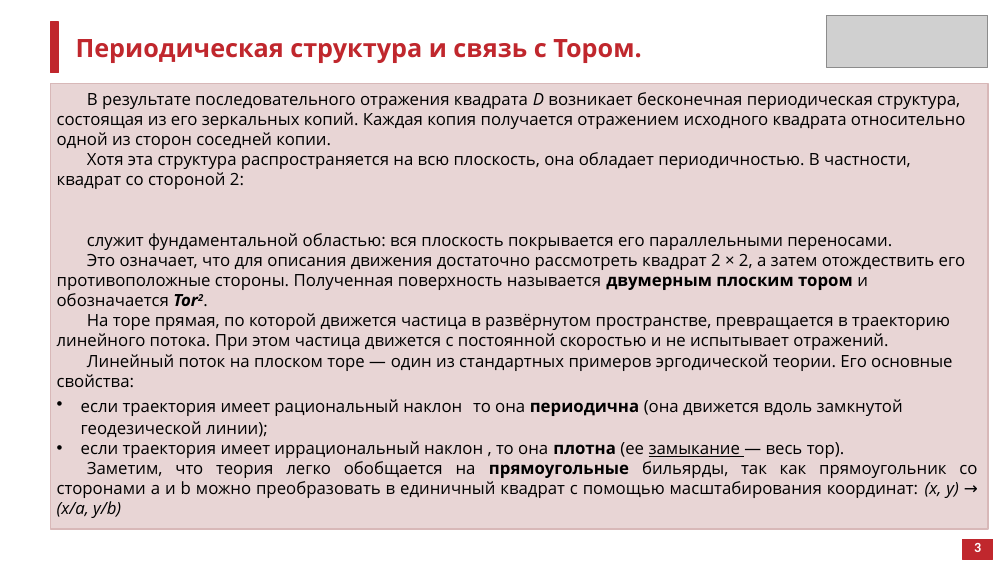
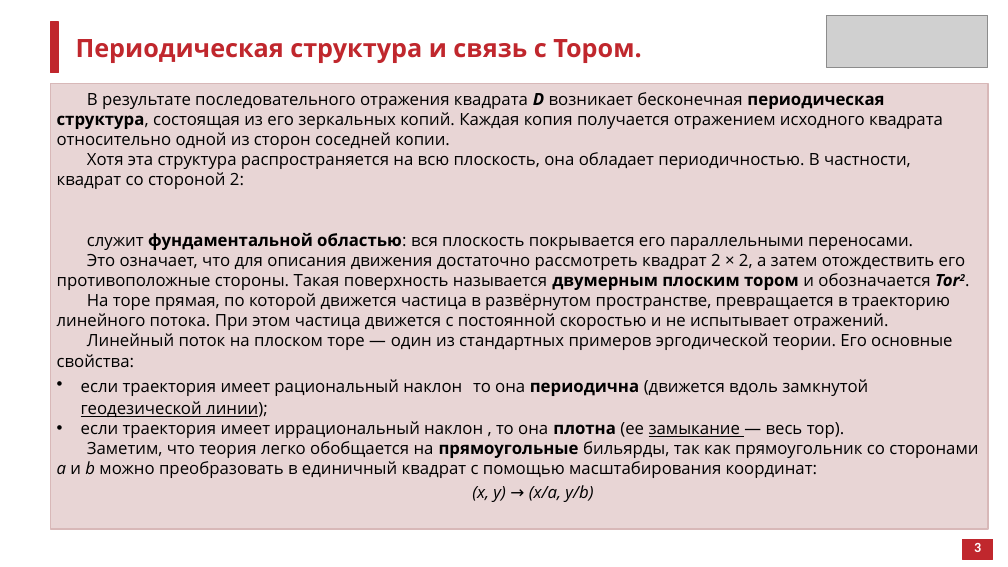
Before and after one commit to atelitsin/sinai_billiard, a slide deck: slide 7 of sinai_billiard.pptx. Drawn at 1008x567 pixels with LibreOffice and Linux fonts; fonts in the diff are those of the drawing; grey boxes stand for pictures. Boxes give left, top, right and bottom in pixels: in the first picture for what was removed or moved away, otherwise in the second. Text is boxed around its words. In the diff, an @@ line names an element or a change of style, - is before the commit and + after.

```diff
--- a/sinai_billiard.pptx
+++ b/sinai_billiard.pptx
@@ text at bbox=[57, 92, 943, 250]: bold on in "D периодическая структура,", "фундаментальной областью:" @@
@@ text at bbox=[57, 254, 966, 290]: text changed @@
-Это означает, что для описания движения достаточно рассмотреть квадрат 2 × 2, а затем отождествить его противоположные стороны. Полученная поверхность называется двумерным плоским тором и обозначается Tor2.
+Это означает, что для описания движения достаточно рассмотреть квадрат 2 × 2, а затем отождествить его противоположные стороны. Такая поверхность называется двумерным плоским тором и обозначается Tor2.
@@ text at bbox=[81, 379, 868, 417]: text changed @@
-• если траектория имеет рациональный наклон то она периодична (она движется вдоль замкнутой геодезической линии);
+• если траектория имеет рациональный наклон то она периодична (движется вдоль замкнутой геодезической линии);
@@ text at bbox=[57, 441, 978, 502]: text changed @@
-Заметим, что теория легко обобщается на прямоугольные бильярды, так как прямоугольник со сторонами a и b можно преобразовать в единичный квадрат с помощью масштабирования координат: (x, y) → (x/a, y/b)
+Заметим, что теория легко обобщается на прямоугольные бильярды, так как прямоугольник со сторонами a и b можно преобразовать в единичный квадрат с помощью масштабирования координат:
+(x, y) → (x/a, y/b)
```
Also in this commit, not shown: 4 other slides changed, 3 slides added.
